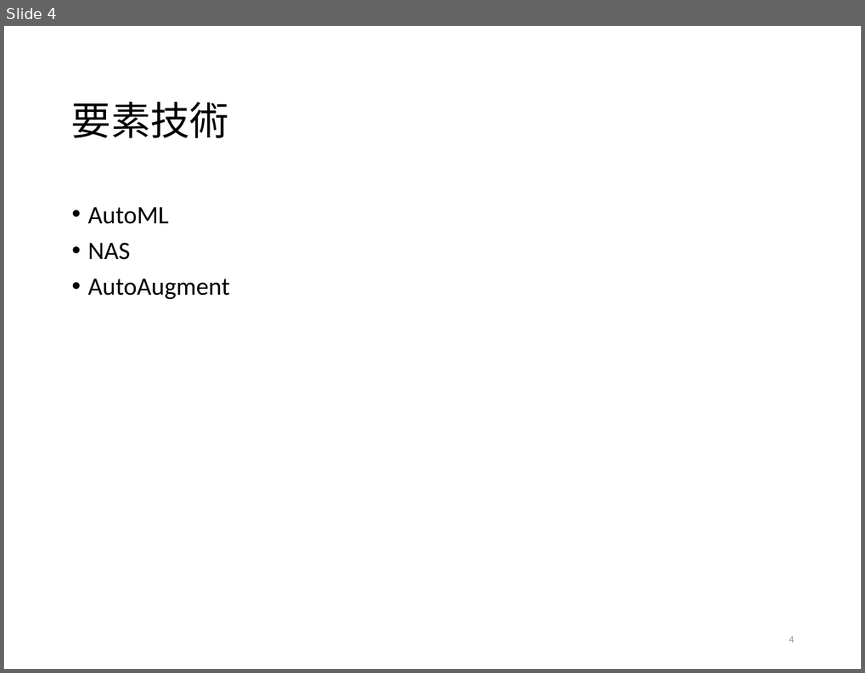
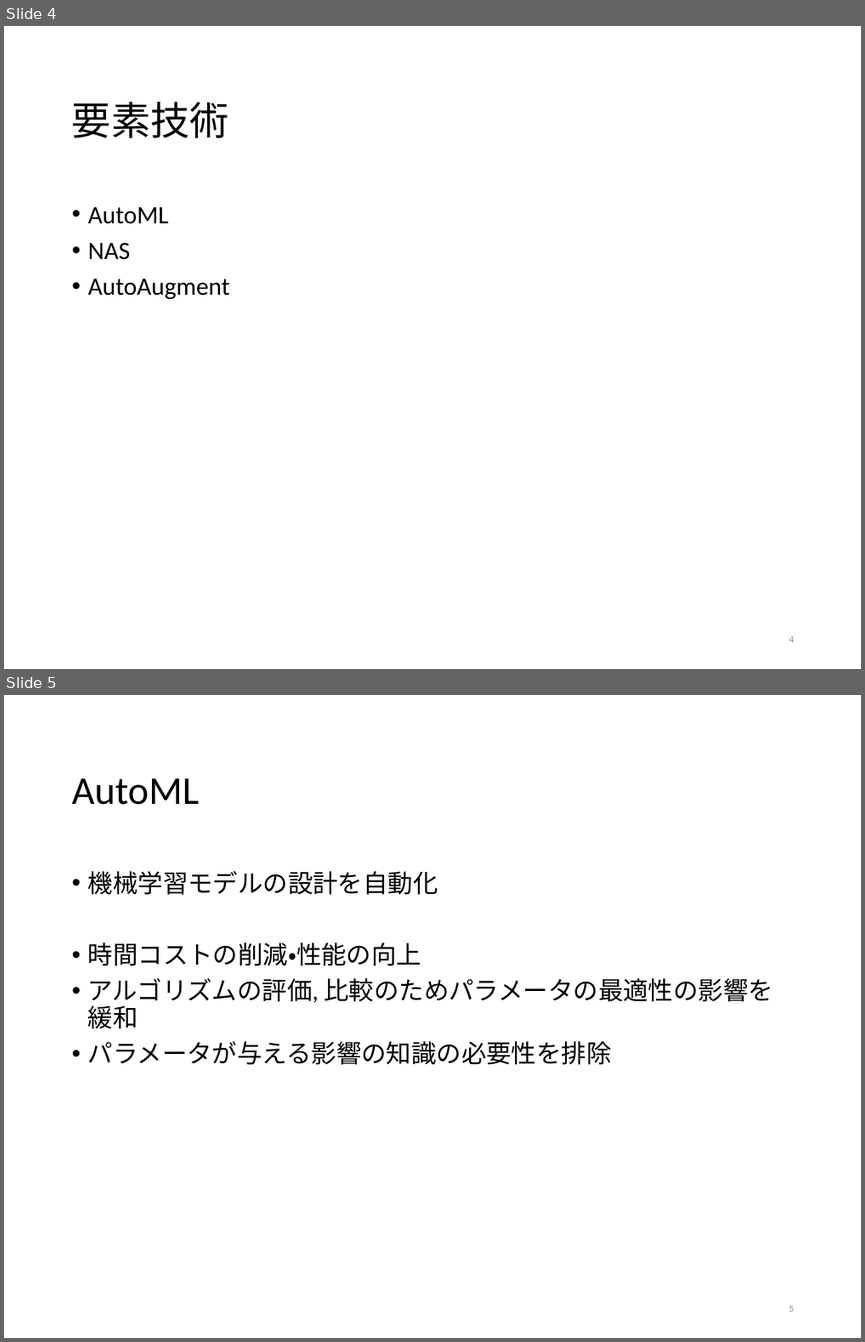
Before and after one commit to tatsuya-sugiyama/WeeklyReport, a slide deck: report/2020前期/2020sugiyama.pptx. Shown one above the other, each under a label of ours: slide 4 before the commit, slides 4 and 5 after it. The pictures are 865x673 and 865x1342 pixels, drawn with LibreOffice and Linux fonts; fonts in the diff are those of the drawing. Boxes give left, top, right and bottom in pixels: in the first picture for what was removed or moved away, otherwise in the second. Text is boxed around its words. In the diff, an @@ line names an element or a change of style, - is before the commit and + after.

```diff
--- a/report/2020前期/2020sugiyama.pptx
+++ b/report/2020前期/2020sugiyama.pptx
@@ slide 5 added at [4, 695, 861, 1338], background #FFFFFF @@
@@ title added at [72, 778, 199, 805], 33 pt, text #000000 @@
+AutoML
@@ text added at [88, 871, 773, 1065], 21 pt, text #000000 @@
+• 機械学習モデルの設計を自動化
+• 時間コストの削減・性能の向上
+• アルゴリズムの評価, 比較のためパラメータの最適性の影響を緩和
+• パラメータが与える影響の知識の必要性を排除
@@ page number added at [789, 1304, 794, 1311], 8.2 pt, text #8C8C8C @@
+5
```
Also in this commit, not shown: 5 slides changed, 13 other slides added, 2 slides removed.
